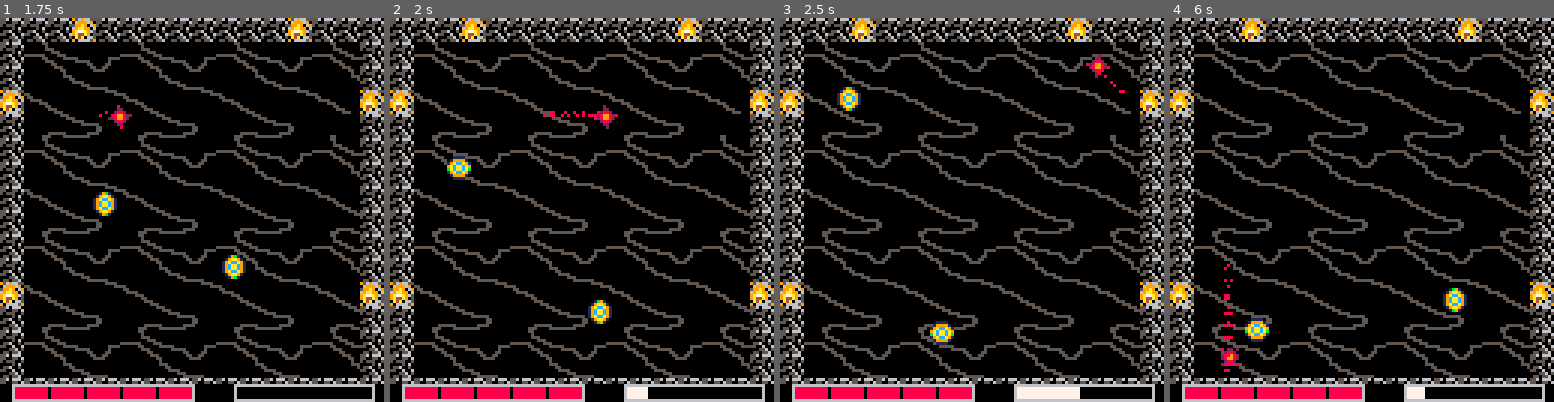
Above: before the commit, frames 1-4 (left to right).
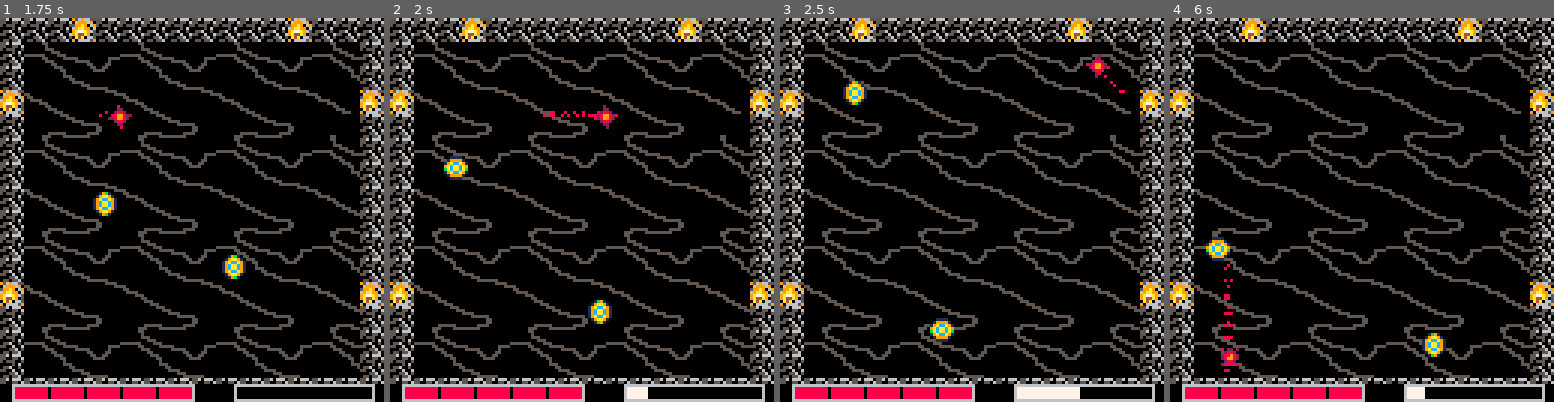
Above: after the commit, the same moments.

Repository: Nakeeb0/NAHL
Game: PICO-8 cartridge nahl.p8
Two runs of this game, one before a commit and one after it. Both use one fixed random seed, a clock stepped at 60 frames per second and the inputs below.
Inputs:
- Up to frame 1 (1.75 s): tap X (X key) at 0.33, 1.07 s; tap O (Z key) at 0.7, 1.7 s; hold Right from 1.6 s (still down)
- Up to frame 2 (2 s): keep holding Right; tap X (X key) at 1.85 s
- Up to frame 3 (2.5 s): release Right at 2.1 s; tap O (Z key) at 2.1 s; hold Up 2.15-2.42 s; hold Right from 2.47 s (still down)
- Up to frame 4 (6 s): tap O (Z key) every 0.4 s from 2.5 to 5.7 s; tap X (X key) at 2.97, 4.08, 5.2 s; release Right at 3.03 s; hold Left 3.08-3.58 s; hold Down 3.63-3.97 s; hold Right 4.02-4.68 s; hold Up 4.73-5.03 s; hold Left 5.08-5.68 s; hold Down from 5.73 s (still down)

Frame 1 is identical in both runs. In frame 2, 0.3% of the frame differs, in the area x 14-22%, y 35-43%; in frame 3, 0.7%; in frame 4, 1.3%, in the area x 9-78%, y 57-89%.

Commit message:
added randomness to each ai, straight ai for velocity, dasher for dash time

Diff:
--- a/ai.lua
+++ b/ai.lua
@@ -15,7 +15,7 @@
 	setmetatable(a, straight_ai)
 	a.type = "straight-laced"
 	a.frames = 4
-	a.max_velocity = 1.11
+	a.max_velocity = 0.8 + rnd(0.6)
 	a.accel = 0.01
 	a.friction = 1
 	a.bounce = 1
@@ -97,14 +97,17 @@
 	local a = base_ai.new(x, y)
 	setmetatable(a, dasher_ai)
 	a.type = "dasher"
+	a.max_velocity = 100
 	a.accel = 3.5
-	a.friction = 0.95
+	a.friction = 0.94
 	a.bounce = 1
 	a.weight = 2
 	a.hp_max = 3
 	a.hp = 3
 	a.index = 67
 	a.state = "neutral"
+	a.dash_time = 110 + flr(rnd(100))
+	a:dash_in(a.dash_time)
 	return a
 end
 
@@ -112,7 +115,7 @@
 	local t = 0
 	add_update_coroutine(function()
 		while self.dead == false do
-			if t == time / 2 then
+			if t == time - 60 then
 				self.state = "charged"
 			end
 			if t == time then
@@ -150,7 +153,7 @@
 		elseif enemy.type == "dasher" then
 			if enemy.state == "dashing" and enemy.vel:magnitude() == 0 then
 				enemy.state = "neutral"
-				enemy:dash_in(150)
+				enemy:dash_in(enemy.dash_time)
 			end
 		end
 	end
--- a/arenas.lua
+++ b/arenas.lua
@@ -4,7 +4,6 @@
     end
     if #enemies < 2 then
         local a = dasher_ai.new(roll_xy())
-        a:dash_in(100)
     end
 end
 
